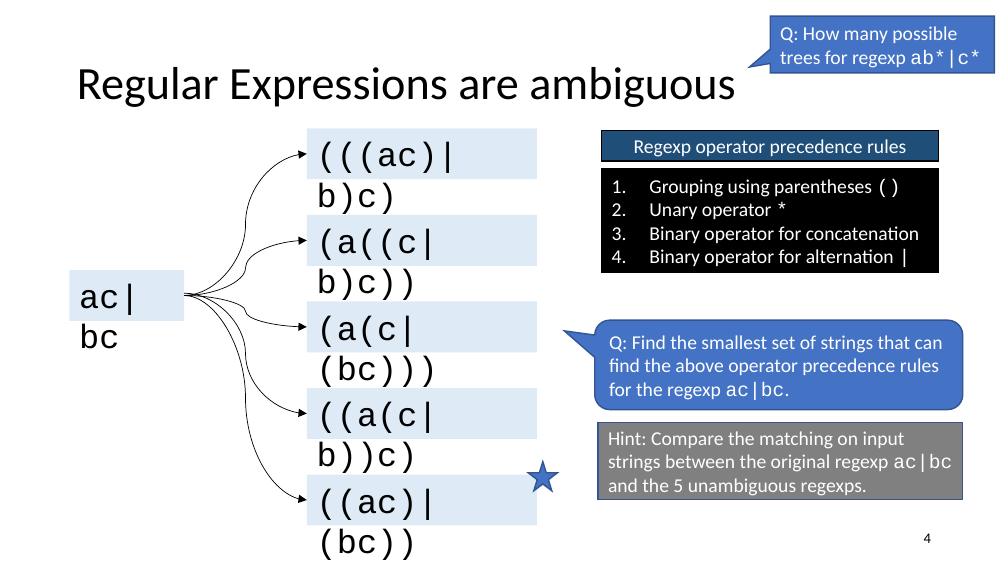
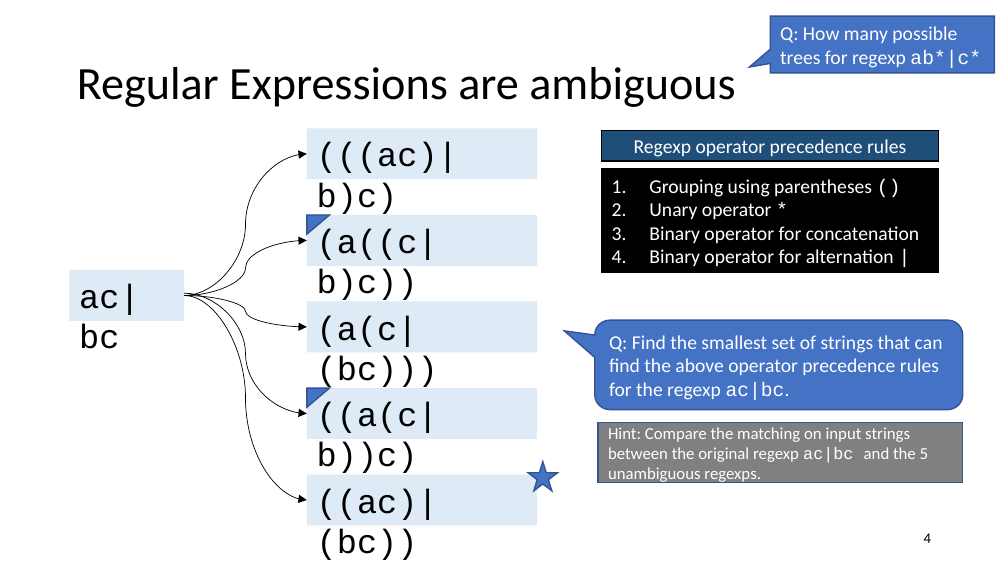
Before and after one commit to anoopsarkar/compilers-class, a slide deck: slide 4 of assets/ppt/lex/lex3-regexps-are-trees.pptx. Drawn at 1008x567 pixels with LibreOffice and Linux fonts; fonts in the diff are those of the drawing. Boxes give left, top, right and bottom in pixels: in the first picture for what was removed or moved away, otherwise in the second. Text is boxed around its words. In the diff, an @@ line names an element or a change of style, - is before the commit and + after.

```diff
--- a/assets/ppt/lex/lex3-regexps-are-trees.pptx
+++ b/assets/ppt/lex/lex3-regexps-are-trees.pptx
@@ right triangle added at box(306, 216, 330, 235), fill #4472C4, outline #325491 1 pt @@
@@ right triangle added at box(306, 388, 330, 407), fill #4472C4, outline #325491 1 pt @@
@@ rectangle "Hint: Compare the matching on ...": place and size @@
-rectangle "Hint: Compare the matching on ..." at box(598, 422, 963, 500)
+rectangle "Hint: Compare the matching on ..." at box(598, 422, 963, 483)
@@ rectangle "Hint: Compare the matching on ..." at box(598, 422, 963, 483): size 14 to 12 pt @@
```
Also in this commit, not shown: 4 other slides changed, 5 other files.
